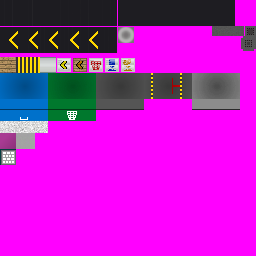
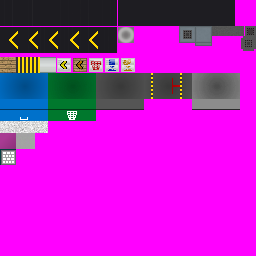
Two versions of the same layered image (w=256, h=256). Layer-by-layer changes:
renamed "Pasted Layer" to "Color", painted on it over [179, 26, 212, 46]
